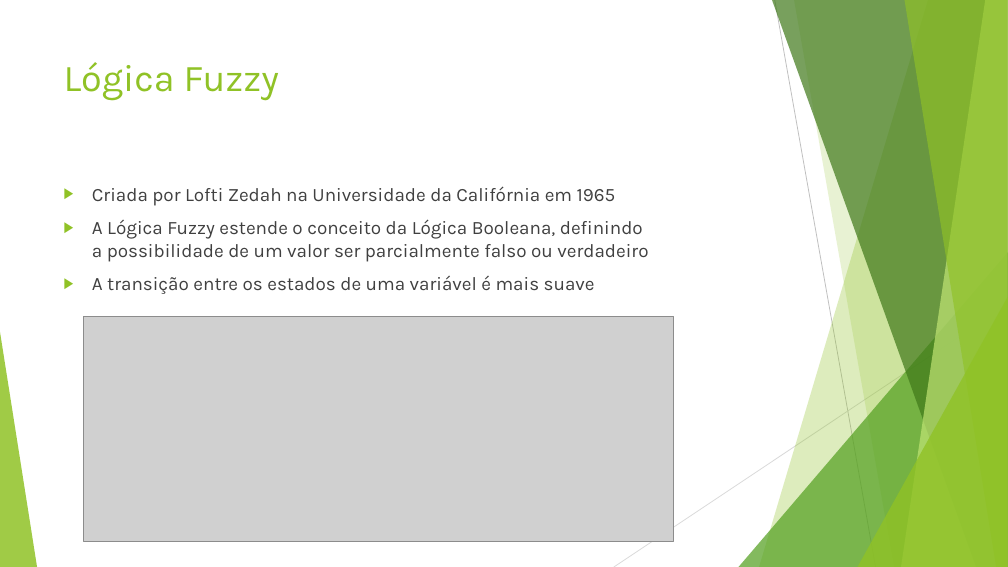
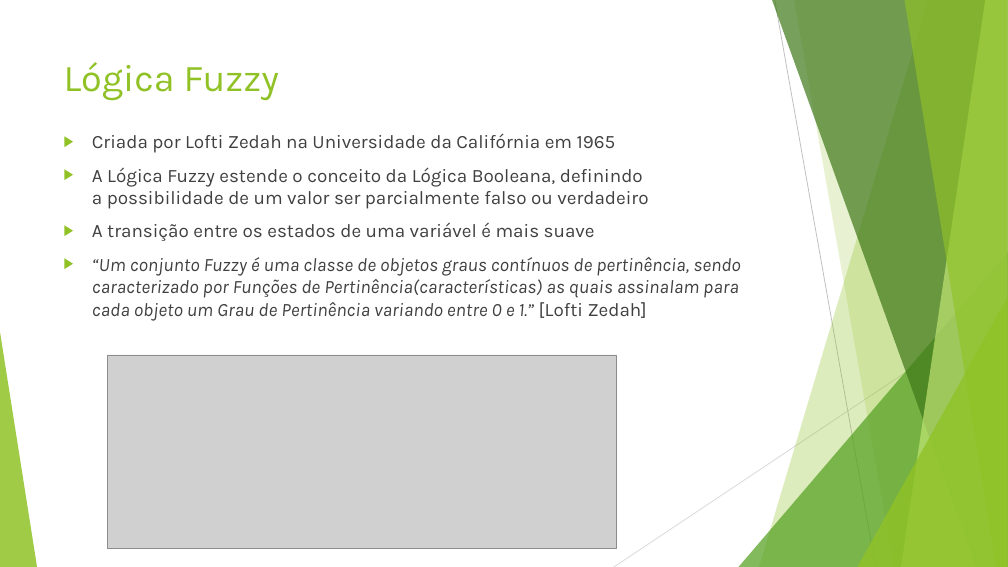
Before and after one commit to joaoapm/tfg, a slide deck: slide 6 of Tfg/TrabDocs/Docs/finais/apresentacao.pptx (slide 4 before the commit). Drawn at 1008x567 pixels with LibreOffice and Linux fonts; fonts in the diff are those of the drawing; grey boxes stand for pictures. Boxes give left, top, right and bottom in pixels: in the first picture for what was removed or moved away, otherwise in the second. Text is boxed around its words. In the diff, an @@ line names an element or a change of style, - is before the commit and + after.

```diff
--- a/Tfg/TrabDocs/Docs/finais/apresentacao.pptx
+++ b/Tfg/TrabDocs/Docs/finais/apresentacao.pptx
@@ text "Criada por Lofti Zedah na ...": place and size @@
-text "Criada por Lofti Zedah na ..." at bbox=[92, 186, 648, 294]
+text "Criada por Lofti Zedah na ..." at bbox=[92, 133, 740, 321]
@@ text at bbox=[92, 257, 740, 321]: paragraph added @@
+▶ “Um conjunto Fuzzy é uma classe de objetos graus contínuos de pertinência, sendo caracterizado por Funções de Pertinência(características) as quais assinalam para cada objeto um Grau de Pertinência variando entre 0 e 1.” [Lofti Zedah]
@@ picture: place and size @@
-picture at bbox=[84, 317, 675, 541]
+picture at bbox=[107, 355, 617, 549]
```
Also in this commit, not shown: 1 other slide changed, 2 slides added, 1 other file.
